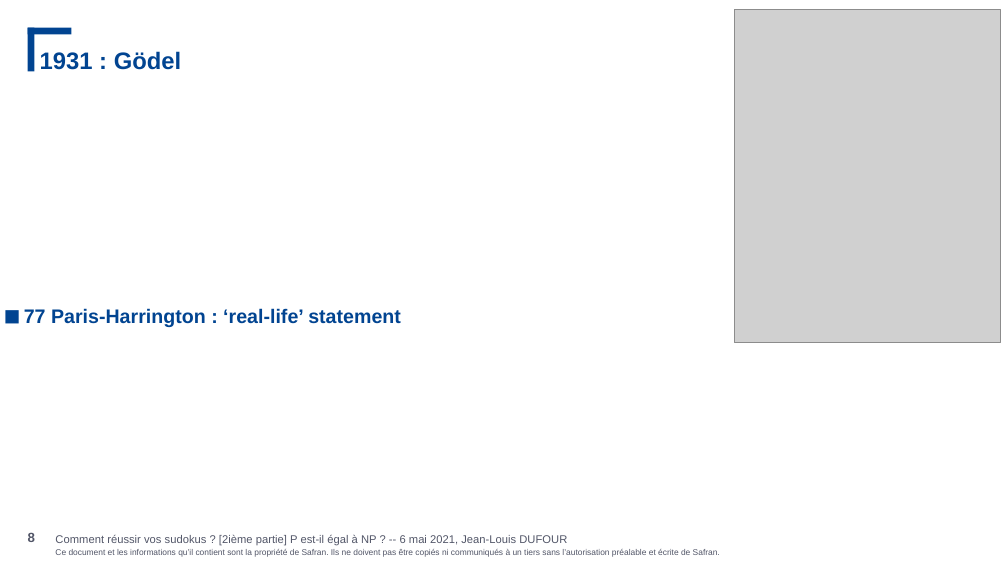
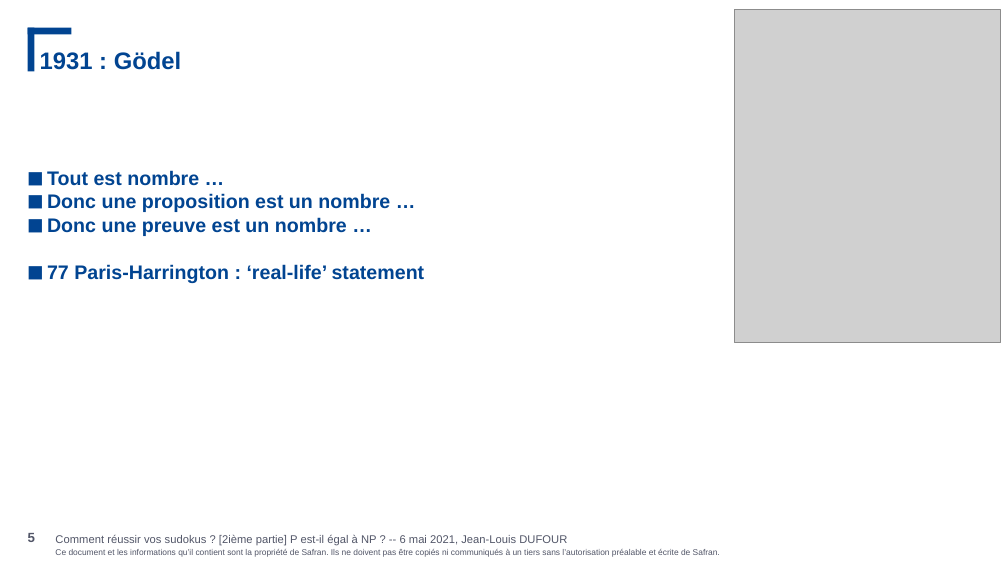
Before and after one commit to JeanLouisDufour/cours_comp, a slide deck: slide 5 of decidability.pptx (slide 8 before the commit). Drawn at 1008x567 pixels with LibreOffice and Linux fonts; fonts in the diff are those of the drawing; grey boxes stand for pictures; background and template pictures are left out. Boxes give left, top, right and bottom in pixels: in the first picture for what was removed or moved away, otherwise in the second. Text is boxed around its words. In the diff, an @@ line names an element or a change of style, - is before the commit and + after.

```diff
--- a/decidability.pptx
+++ b/decidability.pptx
@@ text "Tout est nombre …": place and size @@
-text "Tout est nombre …" at bbox=[24, 308, 401, 327]
+text "Tout est nombre …" at bbox=[47, 170, 425, 283]
@@ text at bbox=[47, 170, 390, 236]: paragraphs added @@
+■ Tout est nombre …
+■ Donc une proposition est un nombre …
+■ Donc une preuve est un nombre …
```
Also in this commit, not shown: 11 other slides changed, 1 other file.
